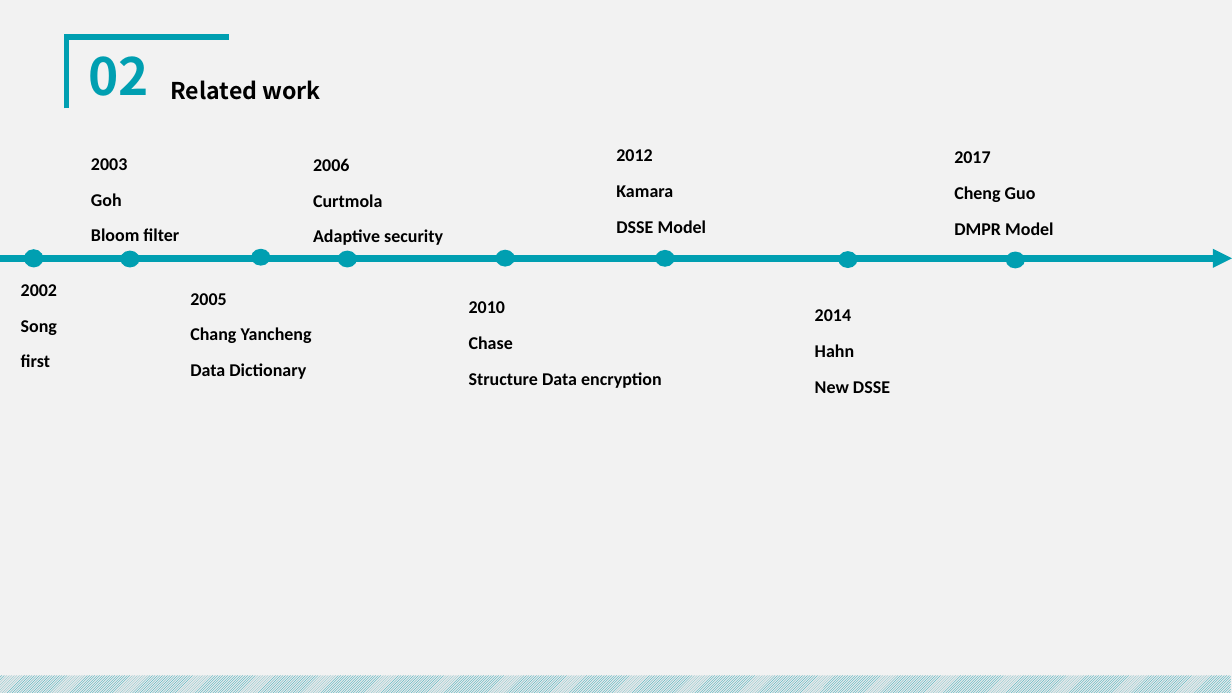
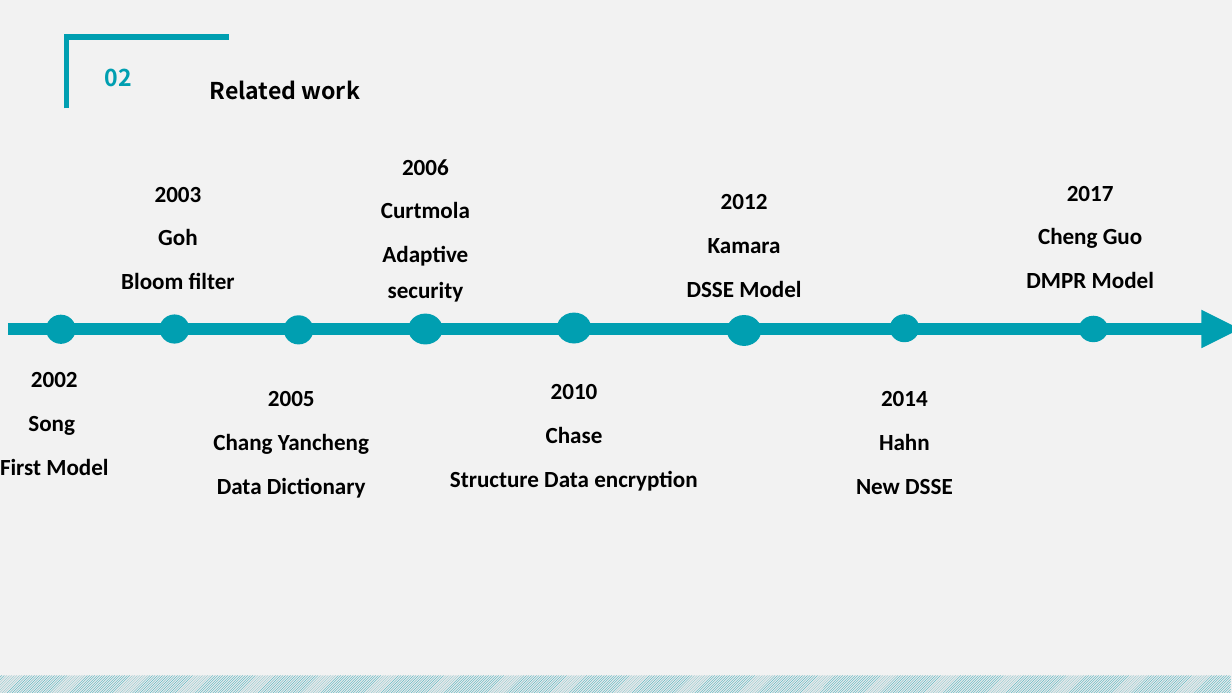
Before and after one commit to royalvald/MediumTest, a slide deck: slide 8 of 开题/中期答辩.pptx. Drawn at 1232x693 pixels with LibreOffice and Linux fonts; fonts in the diff are those of the drawing. Boxes give left, top, right and bottom in pixels: in the first picture for what was removed or moved away, otherwise in the second. Text is boxed around its words. In the diff, an @@ line names an element or a change of style, - is before the commit and + after.

```diff
--- a/开题/中期答辩.pptx
+++ b/开题/中期答辩.pptx
@@ text "02" at [105, 68, 132, 87]: size 40 to 18 pt @@
@@ text "Related work" at [210, 80, 360, 100]: alignment left to centre @@
@@ text "2006": place and size @@
-text "2006" at [313, 158, 443, 245]
+text "2006" at [381, 159, 470, 302]
@@ text "2003": place and size @@
-text "2003" at [91, 158, 179, 241]
+text "2003" at [121, 187, 235, 289]
@@ text "2012": place and size @@
-text "2012" at [616, 149, 707, 233]
+text "2012" at [687, 194, 801, 297]
@@ text "2017": place and size @@
-text "2017" at [954, 151, 1054, 235]
+text "2017" at [1026, 186, 1154, 288]
@@ arrow moved from (0, 259) - (1232, 259) to (8, 329) - (1232, 329) @@
@@ arrow (8, 329) - (1232, 329): stroke #009FB1 5 pt to #009FB1 10 pt @@
@@ ellipse: place and size @@
-ellipse at [24, 250, 43, 268]
+ellipse at [46, 315, 76, 345]
@@ ellipse: place and size @@
-ellipse at [120, 250, 140, 267]
+ellipse at [160, 314, 189, 344]
@@ ellipse: place and size @@
-ellipse at [251, 249, 271, 265]
+ellipse at [284, 315, 313, 345]
@@ ellipse: place and size @@
-ellipse at [337, 250, 357, 267]
+ellipse at [409, 313, 443, 344]
@@ ellipse: place and size @@
-ellipse at [495, 250, 515, 266]
+ellipse at [557, 312, 592, 343]
@@ ellipse: place and size @@
-ellipse at [655, 250, 675, 266]
+ellipse at [727, 315, 762, 346]
@@ ellipse: place and size @@
-ellipse at [838, 251, 858, 268]
+ellipse at [890, 314, 920, 342]
@@ ellipse: place and size @@
-ellipse at [1006, 251, 1025, 268]
+ellipse at [1080, 316, 1109, 343]
@@ text "2002": place and size @@
-text "2002" at [21, 284, 57, 367]
+text "2002" at [0, 372, 108, 475]
@@ text at [28, 372, 78, 435]: size 14 to 18 pt in "2002", "Song"; alignment left to centre @@
@@ size 14 to 18 pt; alignment left to centre in 7 elements at [381, 159, 470, 302], [1026, 186, 1154, 288], [121, 187, 235, 289], [856, 391, 953, 494], [450, 384, 697, 491], [687, 194, 801, 297], [213, 391, 369, 498] @@
@@ text "2005": place and size @@
-text "2005" at [190, 293, 312, 379]
+text "2005" at [213, 391, 369, 498]
@@ text "2010": place and size @@
-text "2010" at [469, 301, 662, 388]
+text "2010" at [450, 384, 697, 491]
@@ text "2014": place and size @@
-text "2014" at [815, 309, 890, 393]
+text "2014" at [856, 391, 953, 494]
@@ text at [0, 458, 108, 475]: text changed; size 14 to 18 pt @@
-first
+First Model
```
Also in this commit, not shown: 12 other slides changed, 13 slides added, 17 slides removed, 2 other files.
